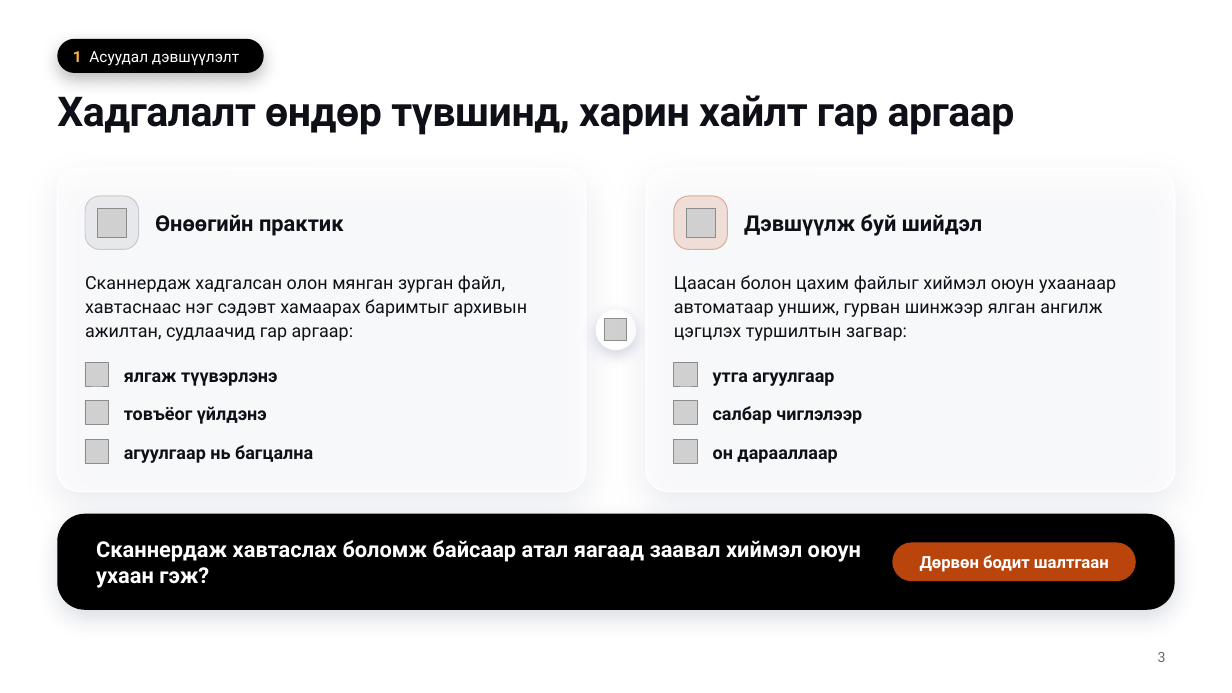
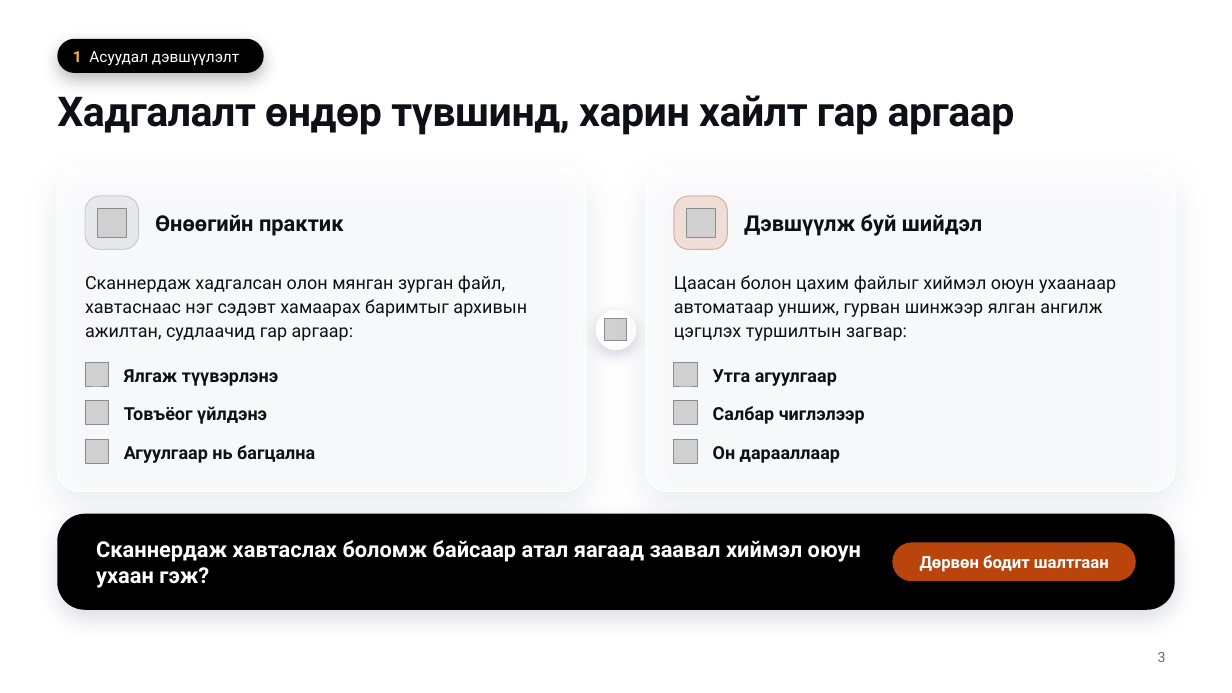
Before and after one commit to Gobiresource/ERP-system, a slide deck: slide 3 of docs/presentations/erdenet-archive-2026/Erdenet-arhiv-AI-iltgel-2026.pptx. Drawn at 1232x693 pixels with LibreOffice and Linux fonts; fonts in the diff are those of the drawing; grey boxes stand for pictures; background and template pictures are left out. Boxes give left, top, right and bottom in pixels: in the first picture for what was removed or moved away, otherwise in the second. Text is boxed around its words. In the diff, an @@ line names an element or a change of style, - is before the commit and + after.

```diff
--- a/docs/presentations/erdenet-archive-2026/Erdenet-arhiv-AI-iltgel-2026.pptx
+++ b/docs/presentations/erdenet-archive-2026/Erdenet-arhiv-AI-iltgel-2026.pptx
@@ text at [124, 369, 278, 386]: text changed @@
-ялгаж түүвэрлэнэ
+Ялгаж түүвэрлэнэ
@@ text at [713, 369, 837, 386]: text changed @@
-утга агуулгаар
+Утга агуулгаар
@@ text at [124, 406, 267, 424]: text changed @@
-товъёог үйлдэнэ
+Товъёог үйлдэнэ
@@ text at [713, 406, 865, 424]: text changed @@
-салбар чиглэлээр
+Салбар чиглэлээр
@@ text at [124, 445, 315, 463]: text changed @@
-агуулгаар нь багцална
+Агуулгаар нь багцална
@@ text at [713, 446, 840, 463]: text changed @@
-он дарааллаар
+Он дарааллаар
```
Also in this commit, not shown: 5 other files.
